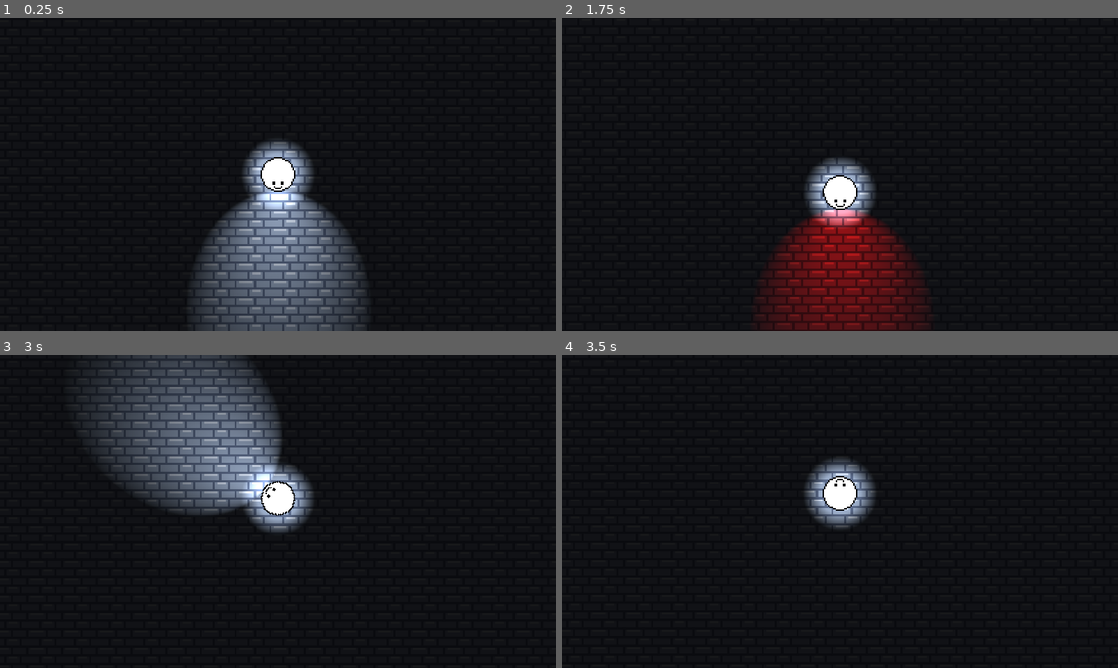
Above: before the commit, frames 1-4 (two rows, left to right).
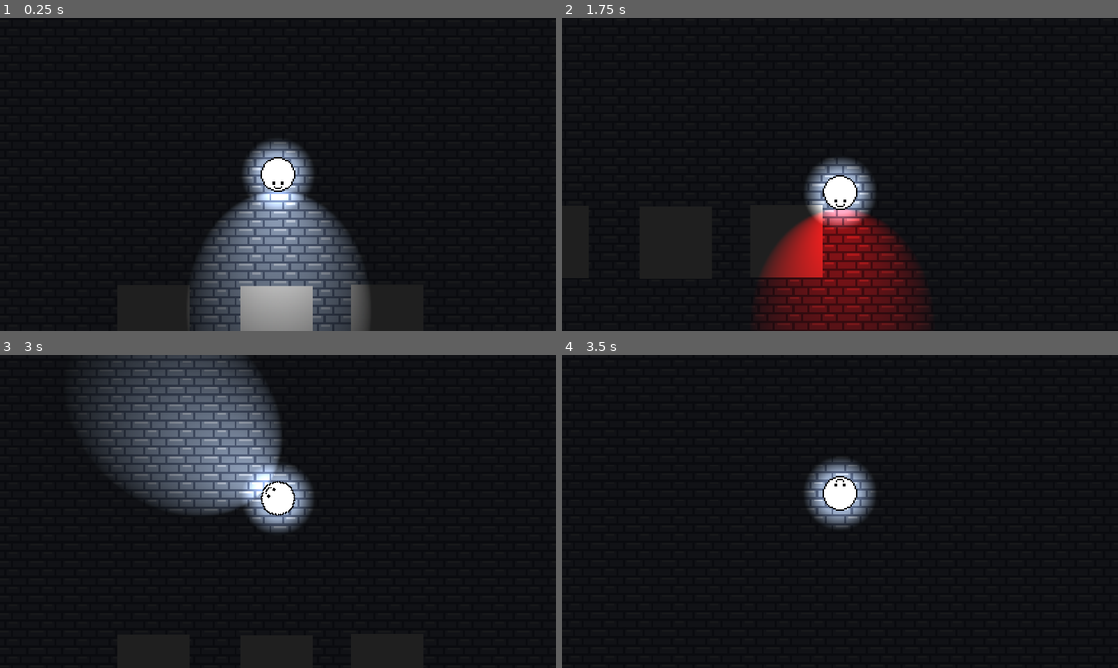
Above: after the commit, the same moments.

Repository: ToumaKamijou/Game-Making-A3
Game: Godot game, scene res://scenes/2D/levels/test_level.tscn
Two runs of this game, one before a commit and one after it. Both use one fixed random seed, a clock stepped at 60 frames per second and the inputs below.
Inputs:
- Up to frame 1 (0.25 s): no input
- Up to frame 2 (1.75 s): tap Enter at 0.5 s; hold D (move_right) 0.53-1.28 s; hold F (show_flashlight) 0.53-1.28 s; hold S (move_down) from 1.28 s (still down); tap Space (change_flash_color) at 1.35 s; tap F (show_flashlight) at 1.55 s
- Up to frame 3 (3 s): release S (move_down) at 2.03 s; hold D (move_right) 2.03-2.78 s; hold F (show_flashlight) 2.03-2.78 s; hold W (move_up) from 2.78 s (still down); tap R at 2.85 s
- Up to frame 4 (3.5 s): keep holding W (move_up); tap F (show_flashlight) at 3.05 s

The runs differ from the first frame. In frame 1, 2.3% of the frame differs, in the area x 33-67%, y 85-100%; in frame 2, 1.6%; in frame 3, less than 0.1%; in frame 4, nothing differs.

Commit message:
colour detection
changed area2d to shapecast so as to be able to detect colour changing while object is already in range.
make object appear/disappear based on light being cast.
add project settings to gitignore (useful for testing so we can adjust to preferences)

Diff:
--- a/a-3-game/project.godot
+++ b/a-3-game/project.godot
@@ -24,7 +24,6 @@
 
 window/size/viewport_width=1920
 window/size/viewport_height=1080
-window/size/mode=3
 window/stretch/mode="viewport"
 
 [input]
--- a/a-3-game/scenes/2D/levels/test_level.tscn
+++ b/a-3-game/scenes/2D/levels/test_level.tscn
@@ -1,8 +1,9 @@
-[gd_scene load_steps=7 format=4 uid="uid://cb375mffsapay"]
+[gd_scene load_steps=8 format=4 uid="uid://cb375mffsapay"]
 
 [ext_resource type="Texture2D" uid="uid://bj485ule5ltb0" path="res://assets/2D/sprites/tilemaps/stone_tile.png" id="1_ffd7h"]
 [ext_resource type="PackedScene" uid="uid://cxwyepp3mbvej" path="res://scenes/2D/player/player.tscn" id="1_ho7r7"]
 [ext_resource type="Script" uid="uid://cyl32akq4gu64" path="res://scripts/UI/test_level.gd" id="1_kpcvt"]
+[ext_resource type="PackedScene" uid="uid://d0jhjdqfm8j12" path="res://scenes/2D/test/wall.tscn" id="2_1wh7b"]
 
 [sub_resource type="TileSetAtlasSource" id="TileSetAtlasSource_kpcvt"]
 texture = ExtResource("1_ffd7h")
@@ -52,6 +53,17 @@
 [node name="Player" parent="SubViewportContainer/SubViewport" instance=ExtResource("1_ho7r7")]
 position = Vector2(960, 540)
 
+[node name="ColourTesting" type="Node2D" parent="SubViewportContainer/SubViewport"]
+
+[node name="red" parent="SubViewportContainer/SubViewport/ColourTesting" groups=["Red"] instance=ExtResource("2_1wh7b")]
+position = Vector2(958, 744)
+
+[node name="blue" parent="SubViewportContainer/SubViewport/ColourTesting" groups=["Blue"] instance=ExtResource("2_1wh7b")]
+position = Vector2(1111, 742)
+
+[node name="green" parent="SubViewportContainer/SubViewport/ColourTesting" groups=["Green"] instance=ExtResource("2_1wh7b")]
+position = Vector2(788, 743)
+
 [node name="Display" type="Control" parent="."]
 layout_mode = 3
 anchors_preset = 0
--- a/a-3-game/scenes/2D/player/player.tscn
+++ b/a-3-game/scenes/2D/player/player.tscn
@@ -5,7 +5,7 @@
 [ext_resource type="Texture2D" uid="uid://d38c7olbh0oxx" path="res://assets/2D/textures/flaslight_tex.png" id="3_qy10c"]
 
 [sub_resource type="CircleShape2D" id="CircleShape2D_qy10c"]
-radius = 60.0171
+radius = 60.0
 
 [sub_resource type="CircleShape2D" id="CircleShape2D_5mbw8"]
 radius = 12.0
@@ -38,12 +38,11 @@
 scale = Vector2(1.0016404, 1.2857141)
 texture = ExtResource("3_qy10c")
 
-[node name="Flash Zone" type="Area2D" parent="Sprite2D/Flashlight"]
+[node name="ShapeCast2D" type="ShapeCast2D" parent="Sprite2D/Flashlight"]
+position = Vector2(0, 4.5)
+shape = SubResource("CircleShape2D_qy10c")
+target_position = Vector2(0, 0)
 collision_mask = 3
-
-[node name="CollisionShape2D" type="CollisionShape2D" parent="Sprite2D/Flashlight/Flash Zone"]
-position = Vector2(0.11531935, 3.9636335)
-shape = SubResource("CircleShape2D_qy10c")
 
 [node name="CollisionShape2D" type="CollisionShape2D" parent="."]
 shape = SubResource("CircleShape2D_5mbw8")
--- /dev/null
+++ b/a-3-game/scenes/2D/test/wall.tscn
@@ -0,0 +1,19 @@
+[gd_scene load_steps=4 format=3 uid="uid://d0jhjdqfm8j12"]
+
+[ext_resource type="Script" uid="uid://b83sxov4wh1xm" path="res://scripts/2D/test/wall.gd" id="1_4p3kp"]
+
+[sub_resource type="BoxMesh" id="BoxMesh_1iclr"]
+
+[sub_resource type="RectangleShape2D" id="RectangleShape2D_4p3kp"]
+size = Vector2(100, 100)
+
+[node name="StaticBody2D" type="StaticBody2D"]
+collision_layer = 3
+script = ExtResource("1_4p3kp")
+
+[node name="MeshInstance2D" type="MeshInstance2D" parent="."]
+scale = Vector2(100, 100)
+mesh = SubResource("BoxMesh_1iclr")
+
+[node name="CollisionShape2D" type="CollisionShape2D" parent="."]
+shape = SubResource("RectangleShape2D_4p3kp")
--- a/a-3-game/scripts/2D/player/player.gd
+++ b/a-3-game/scripts/2D/player/player.gd
@@ -1,10 +1,10 @@
 extends CharacterBody2D
 class_name Player
 
+@onready var _shapecast: ShapeCast2D = $Sprite2D/Flashlight/ShapeCast2D
 
 @onready var _sprite: Sprite2D = $Sprite2D
 @onready var _flashlight: PointLight2D = $Sprite2D/Flashlight
-@onready var _flash_zone: Area2D = $"Sprite2D/Flashlight/Flash Zone"
 
 @export var _walk_speed: float = 300.0
 @export var _deceleration: float = 900.0
@@ -40,15 +40,26 @@
 
 	move_and_slide()
 
+	# Check whether flashlight colour matches object. send signal if so
+	if _shapecast.is_colliding():
+		var collision_count = _shapecast.get_collision_count()
+		for i in range(collision_count):
+			var collided = _shapecast.get_collider(i)
+			if collided.is_in_group("Red") and flash_color == 1:
+				collided.lit = true
+			if collided.is_in_group("Green") and flash_color == 2:
+				collided.lit = true
+			if collided.is_in_group("Blue") and flash_color == 3:
+				collided.lit = true
 
 func _input(event: InputEvent) -> void:
 	if event.is_action_pressed("show_flashlight"):
 		if _flashlight.enabled == true:
 			_flashlight.enabled = false
-			_flash_zone.monitoring = false
+			_shapecast.enabled = false
 		else:
 			_flashlight.enabled = true
-			_flash_zone.monitoring = true
+			_shapecast.enabled = true
 
 	elif event.is_action_pressed("change_flash_color"):
 		flash_color = ((int(flash_color) + 1) % Global.LIGHT_COLOR.size()) as Global.LIGHT_COLOR
--- /dev/null
+++ b/a-3-game/scripts/2D/test/wall.gd
@@ -0,0 +1,12 @@
+extends StaticBody2D
+
+var lit = false
+
+func _physics_process(delta: float) -> void:
+	if lit == true:
+		visible = false
+		set_collision_layer_value(1, false)
+	else:
+		set_collision_layer_value(1, true)
+		visible = true
+	lit = false
Not shown, added: a-3-game/scripts/2D/test/wall.gd.uid
Not shown, changed: .gitignore
